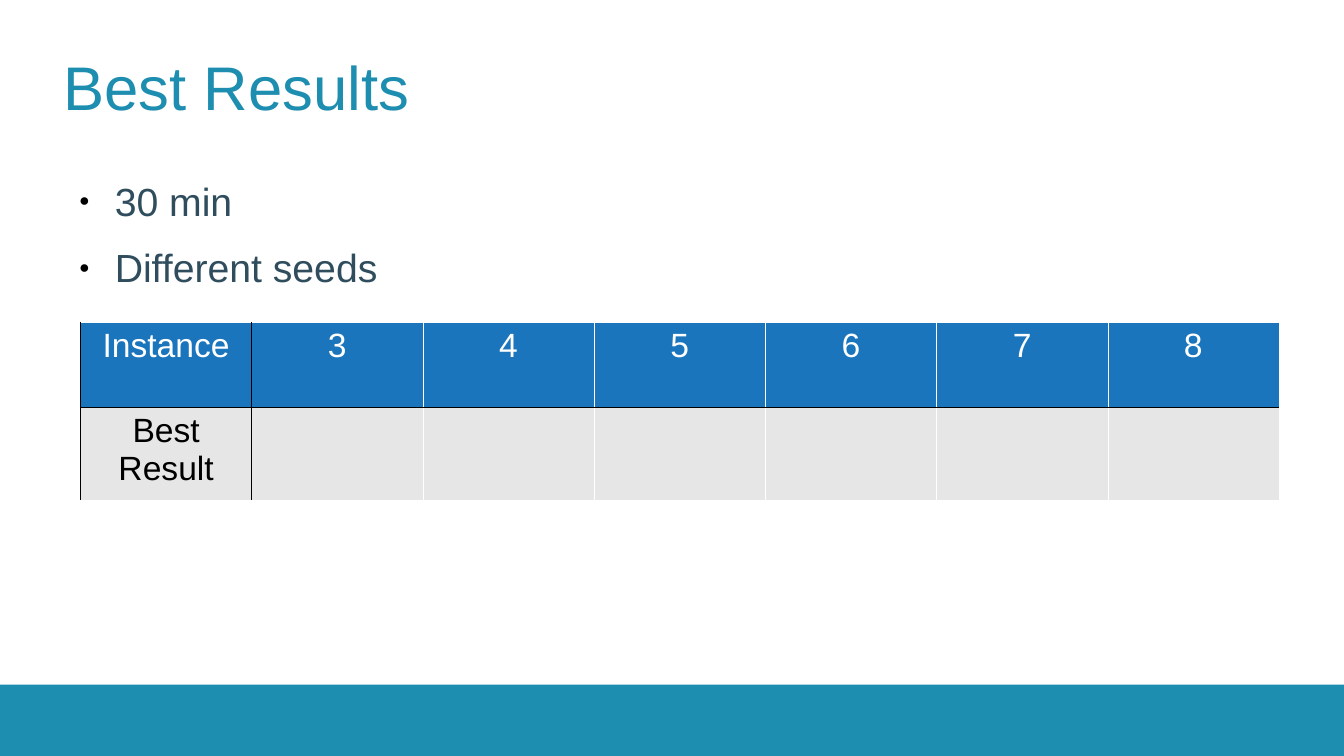
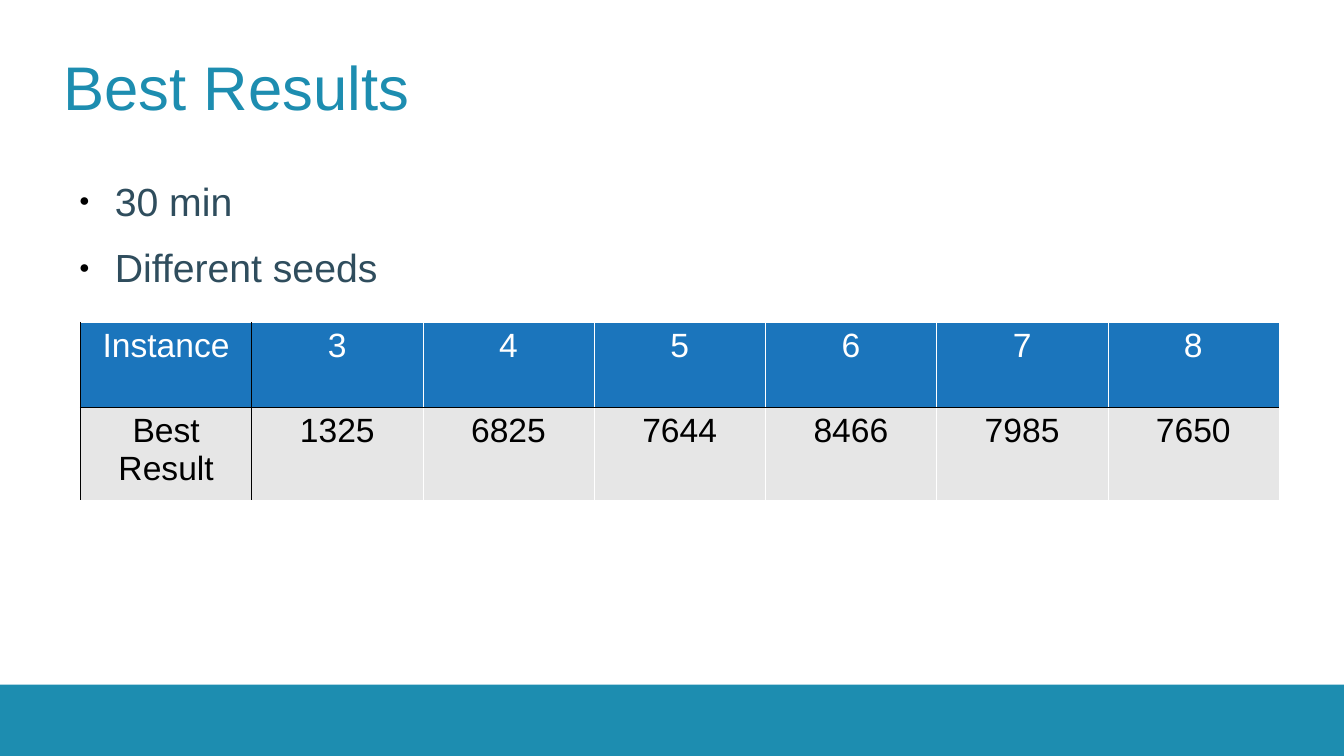
Before and after one commit to RubenMechelinck/OptimalisatieTVH, a slide deck: slide 5 of presentatie.pptx. Drawn at 1344x756 pixels with LibreOffice and Linux fonts; fonts in the diff are those of the drawing; background and template pictures are left out. Boxes give left, top, right and bottom in pixels: in the first picture for what was removed or moved away, otherwise in the second. Text is boxed around its words. In the diff, an @@ line names an element or a change of style, - is before the commit and + after.

```diff
--- a/presentatie.pptx
+++ b/presentatie.pptx
@@ table at [81,322,1280,500] @@
-row 2: Best Result |  |  |  |  |  | 
+row 2: Best Result | 1325 | 6825 | 7644 | 8466 | 7985 | 7650
```
Also in this commit, not shown: 3 other slides changed.
